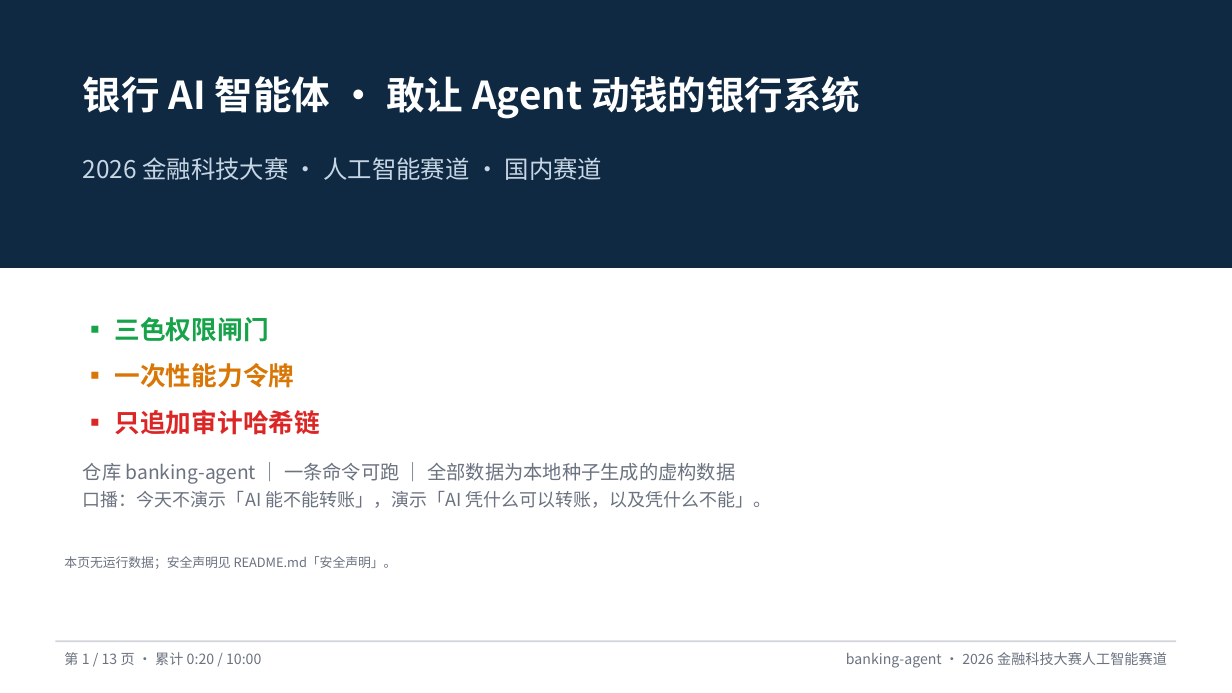
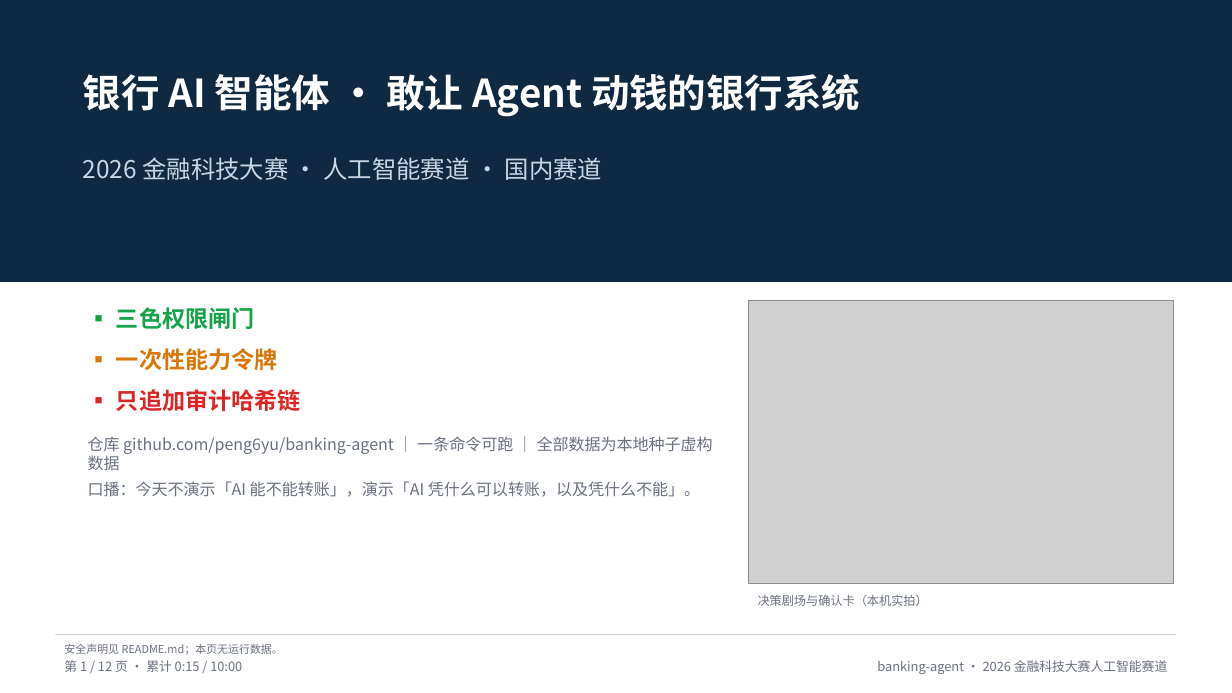
Before and after one commit to peng6yu/banking-agent, a slide deck: slide 1 of docs/交付/答辩PPT.pptx. Drawn at 1232x693 pixels with LibreOffice and Linux fonts; fonts in the diff are those of the drawing; grey boxes stand for pictures. Boxes give left, top, right and bottom in pixels: in the first picture for what was removed or moved away, otherwise in the second. Text is boxed around its words. In the diff, an @@ line names an element or a change of style, - is before the commit and + after.

Commit message:
feat(packaging): 答辩包装轮——PPT 12 页 / 6 图、README 首屏、效率表与演示加演
- PPT 重剪为 12 页 / 累计 9:50 / 6 张嵌入图片（5 个文件），新增「六个场景」
  「跨场景生日持久计划」「订阅/适当性/接管」三页；build_ppt.py 重写为
  split/cols/chips 版式，图片等比适配
- README 首屏加决策剧场大图 + 评委 3 分钟路径 + 「一句话 vs 传统 3+ 步」效率表
- 新增 scripts/measure_latency.py 与 make latency：
  脚本桩到确认卡 7–8ms、确认后出账 3.6ms（可复跑）
- 比赛演示方案新增 90 秒加演（生日计划/适当性拒售/人工接管）；
  修正 AA 拆分、场景 6 持久化、日累计阈值、test_handoff 条数等过时口径

```diff
--- a/docs/交付/答辩PPT.pptx
+++ b/docs/交付/答辩PPT.pptx
@@ rectangle: place and size @@
-rectangle at [0, 0, 1232, 268]
+rectangle at [0, 0, 1232, 282]
@@ text "▪ 三色权限闸门": place and size @@
-text "▪ 三色权限闸门" at [83, 317, 772, 508]
+text "▪ 三色权限闸门" at [88, 307, 713, 497]
@@ text at [88, 307, 700, 497]: size 20 to 18 pt in "▪ 三色权限闸门", "▪ 一次性能力令牌", "▪ 只追加审计哈希链"; size 14 to 12.5 pt in "口播：今天不演示「AI 能不能转账」，演示「AI 凭什么可以转账，以及凭什么不能」。"; less space between paragraphs; more space between paragraphs @@
@@ picture added at [749, 300, 1174, 584] @@
@@ text at [88, 436, 713, 470]: text changed; size 15 to 12.5 pt @@
-仓库 banking-agent ｜ 一条命令可跑 ｜ 全部数据为本地种子生成的虚构数据
+仓库 github.com/peng6yu/banking-agent ｜ 一条命令可跑 ｜ 全部数据为本地种子虚构数据
@@ text added at [758, 595, 928, 606], 9.5 pt, text #6B7280 @@
+决策剧场与确认卡（本机实拍）
@@ rectangle: place and size @@
-rectangle at [55, 640, 1177, 642]
+rectangle at [55, 634, 1177, 635]
@@ text at [64, 644, 283, 655]: text changed; size 10 to 8.5 pt @@
-本页无运行数据；安全声明见 README.md「安全声明」。
+安全声明见 README.md；本页无运行数据。
@@ text "banking-agent · 2026 金融科技大赛人工智能赛道": place and size @@
-text "banking-agent · 2026 金融科技大赛人工智能赛道" at [846, 652, 1167, 668]
+text "banking-agent · 2026 金融科技大赛人工智能赛道" at [877, 660, 1168, 674]
@@ text "banking-agent · 2026 金融科技大赛人工智能赛道" at [877, 660, 1168, 674]: size 11 to 10 pt @@
@@ text at [64, 660, 242, 672]: text changed; size 11 to 10 pt @@
-第 1 / 13 页 · 累计 0:20 / 10:00
+第 1 / 12 页 · 累计 0:15 / 10:00
```
Also in this commit, not shown: 3 other slides changed, 8 slides added, 9 slides removed, 11 other files.
